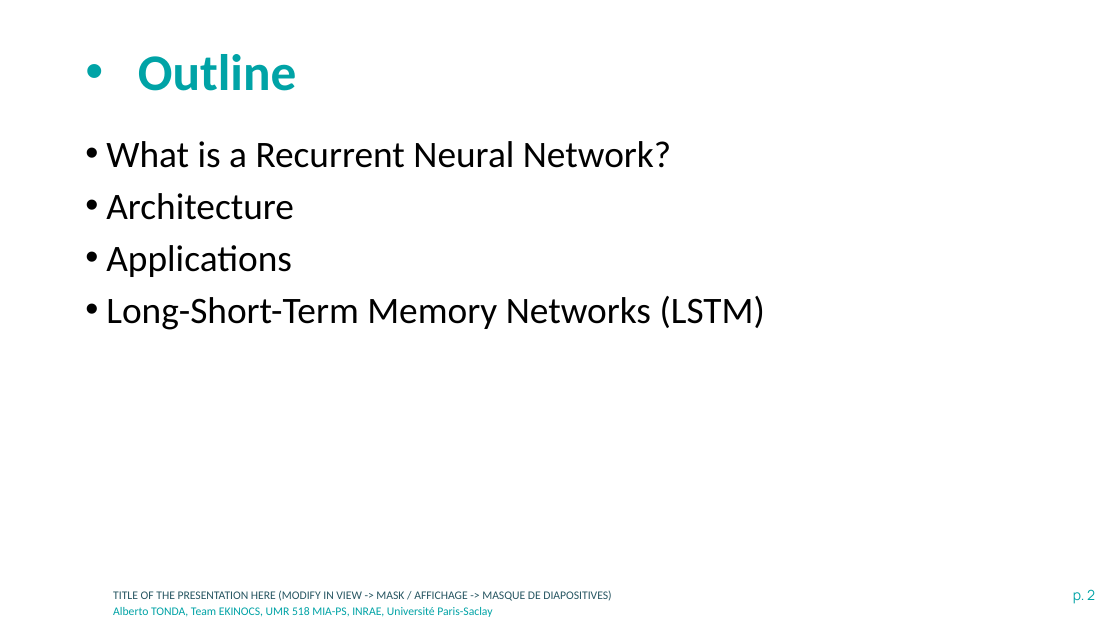
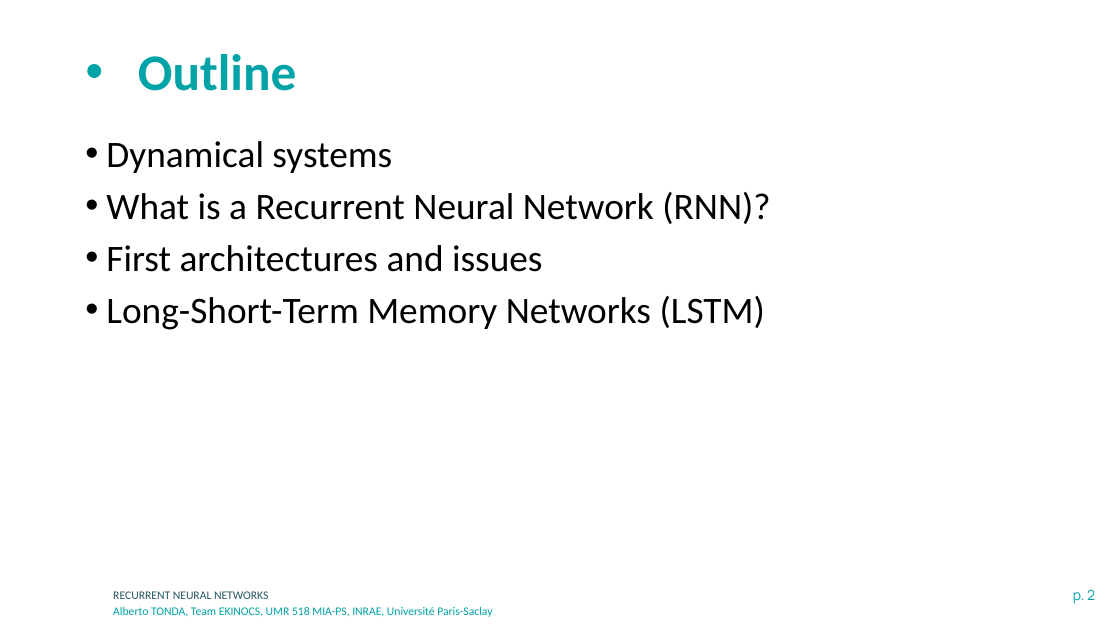
Before and after one commit to albertotonda/teaching, a slide deck: slide 2 of deep-learning-in-practice-with-pytorch/4-recurrent-neural-networks.pptx. Drawn at 1120x630 pixels with LibreOffice and Linux fonts; fonts in the diff are those of the drawing; background and template pictures are left out. Boxes give left, top, right and bottom in pixels: in the first picture for what was removed or moved away, otherwise in the second. Text is boxed around its words. In the diff, an @@ line names an element or a change of style, - is before the commit and + after.

```diff
--- a/deep-learning-in-practice-with-pytorch/4-recurrent-neural-networks.pptx
+++ b/deep-learning-in-practice-with-pytorch/4-recurrent-neural-networks.pptx
@@ text at bbox=[106, 141, 770, 272]: text changed @@
-• What is a Recurrent Neural Network?
-• Architecture
-• Applications
+• Dynamical systems
+• What is a Recurrent Neural Network (RNN)?
+• First architectures and issues
@@ text at bbox=[113, 591, 268, 599]: text changed @@
-TITLE OF THE PRESENTATION HERE (MODIFY IN VIEW -> MASK / AFFICHAGE -> MASQUE DE DIAPOSITIVES)
+RECURRENT NEURAL NETWORKS
```
Also in this commit, not shown: 21 slides added, 11 other files.
